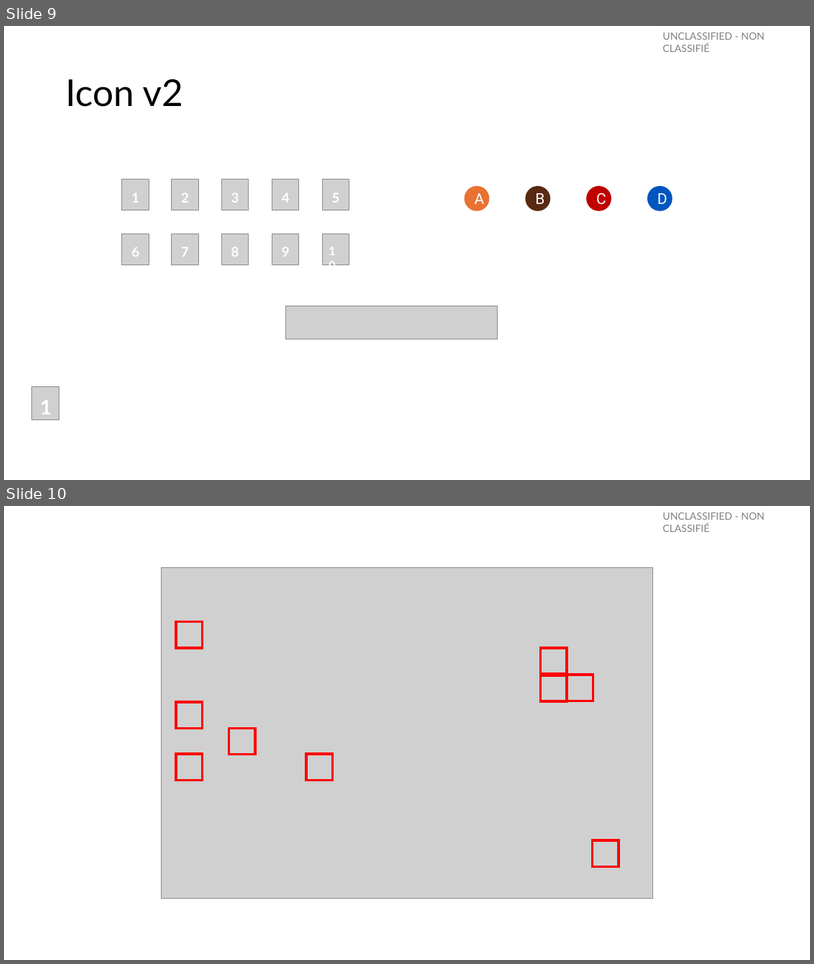
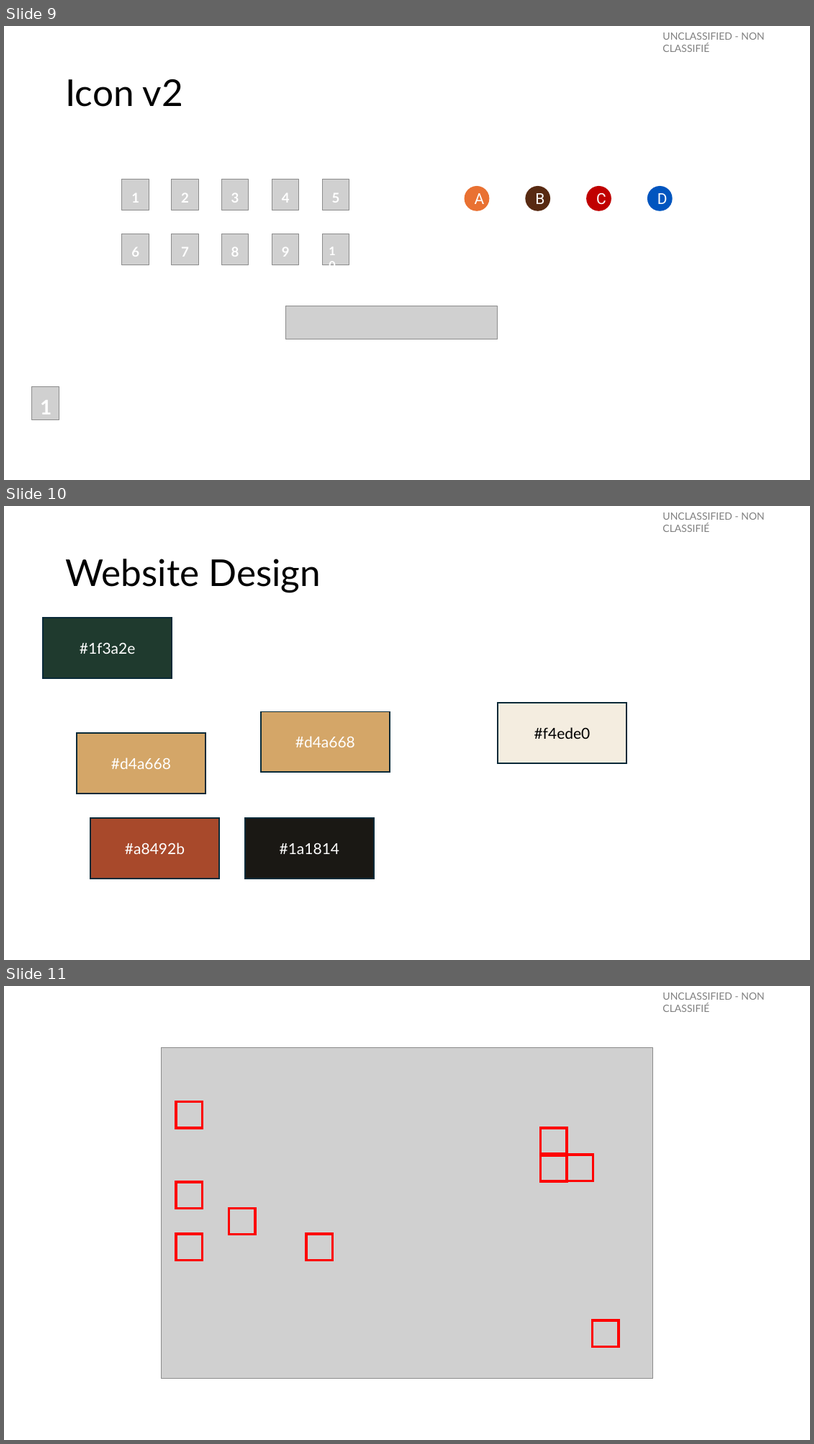
Before and after one commit to OttawaVisuals/EscapeBackpack, a slide deck: Hiking_Trip/Helper_Graphs.pptx. Shown one above the other, each under a label of ours: slides 9 and 10 before the commit, slides 9, 10 and 11 after it. The pictures are 814x964 and 814x1444 pixels, drawn with LibreOffice and Linux fonts; fonts in the diff are those of the drawing; grey boxes stand for pictures. Boxes give left, top, right and bottom in pixels: in the first picture for what was removed or moved away, otherwise in the second. Text is boxed around its words. In the diff, an @@ line names an element or a change of style, - is before the commit and + after.

```diff
--- a/Hiking_Trip/Helper_Graphs.pptx
+++ b/Hiking_Trip/Helper_Graphs.pptx
@@ slide 10 added at <box>4,506,810,960</box>, background #FFFFFF; not listed: 1 template element that a slide beside it also shows @@
@@ title added at <box>65,559,322,592</box>, 44 pt, text #000000 @@
+Website Design
@@ rectangle added at <box>44,618,172,678</box>, fill #1F3A2E, outline #092A39 1.5 pt, 18 pt, text #FFFFFF @@
+#1f3a2e
@@ rectangle added at <box>261,712,390,772</box>, fill #D4A668, outline #092A39 1.5 pt, 18 pt, text #FFFFFF @@
+#d4a668
@@ rectangle added at <box>498,703,627,763</box>, fill #F4EDE0, outline #092A39 1.5 pt, 18 pt, text #000000 @@
+#f4ede0
@@ rectangle added at <box>77,733,206,793</box>, fill #D4A668, outline #092A39 1.5 pt, 18 pt, text #FFFFFF @@
+#d4a668
@@ rectangle added at <box>90,818,219,878</box>, fill #A8492B, outline #092A39 1.5 pt, 18 pt, text #FFFFFF @@
+#a8492b
@@ rectangle added at <box>245,818,374,878</box>, fill #1A1814, outline #092A39 1.5 pt, 18 pt, text #FFFFFF @@
+#1a1814
@@ what was slide 10 is now slide 11 @@
```
